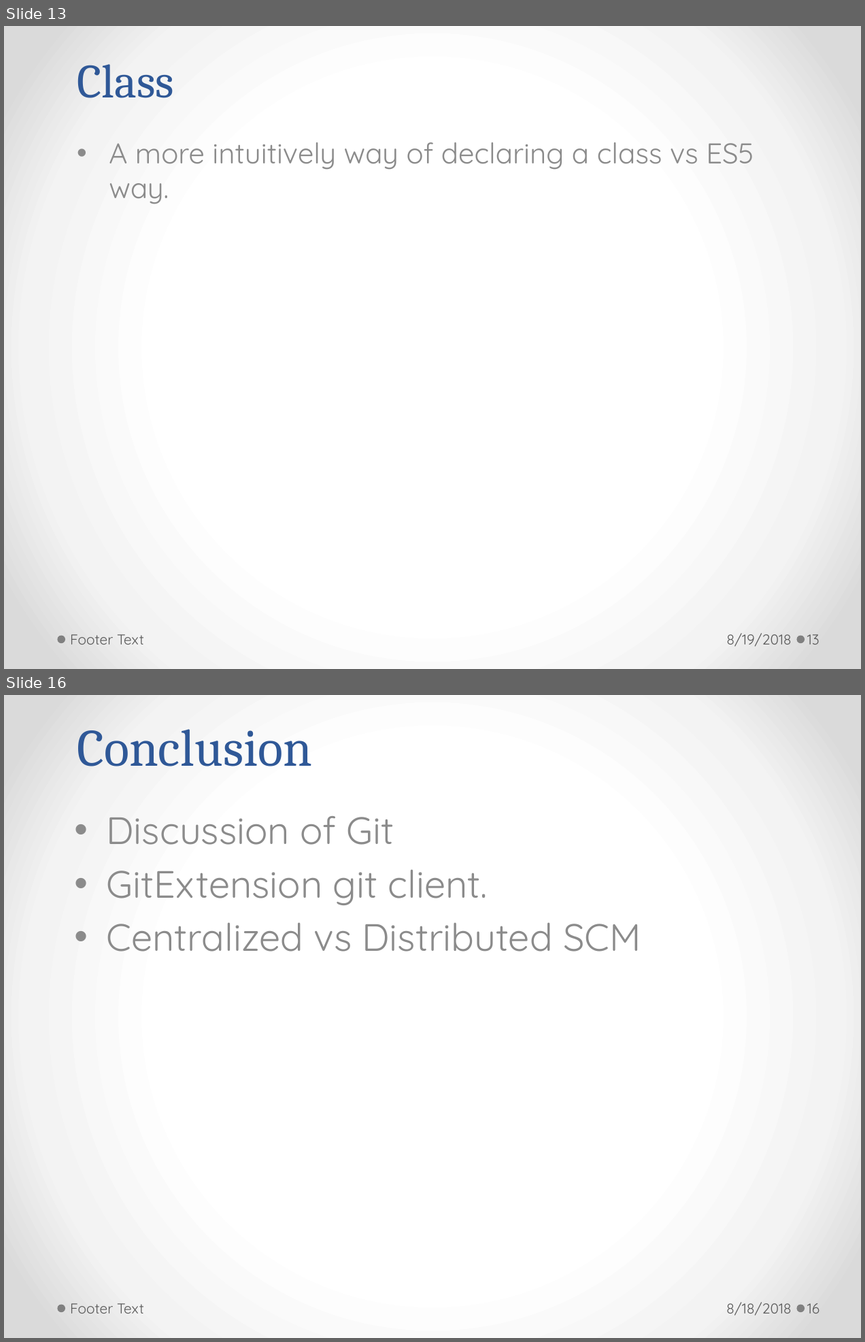
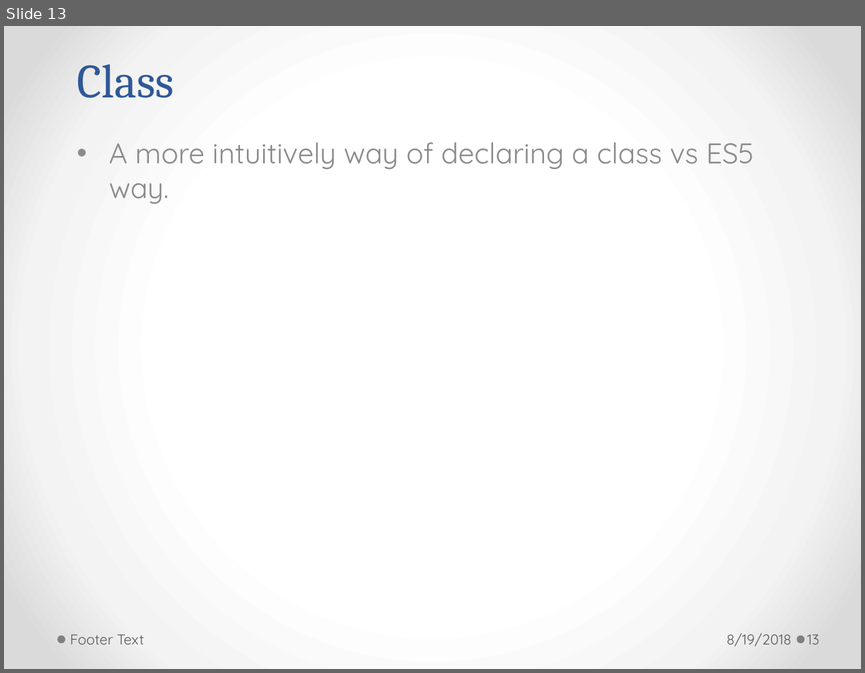
Before and after one commit to h-t-tran/brown, a slide deck: es6/es6.pptx. Shown one above the other, each under a label of ours: slides 13 and 16 before the commit, slide 13 after it; the slides between them are not shown. The pictures are 865x1342 and 865x673 pixels, drawn with LibreOffice and Linux fonts; fonts in the diff are those of the drawing. Boxes give left, top, right and bottom in pixels: in the first picture for what was removed or moved away, otherwise in the second. Text is boxed around its words. In the diff, an @@ line names an element or a change of style, - is before the commit and + after.

```diff
--- a/es6/es6.pptx
+++ b/es6/es6.pptx
@@ slide 16 removed at [4,695,861,1338], background gradient #FFFFFF to #F4F4F4 to #DADADA; not listed: 2 template elements that a slide beside it also shows @@
@@ title removed at [77,729,313,766] @@
-Conclusion
@@ subtitle removed at [107,816,640,951] @@
-• Discussion of Git
-• GitExtension git client.
-• Centralized vs Distributed SCM
@@ text removed at [70,1303,144,1313] @@
-Footer Text
@@ text removed at [726,1302,791,1315] @@
-8/18/2018
@@ page number removed at [807,1303,819,1313] @@
-16
```
Also in this commit, not shown: 2 slides changed, 1 other slide removed, 5 other files.
